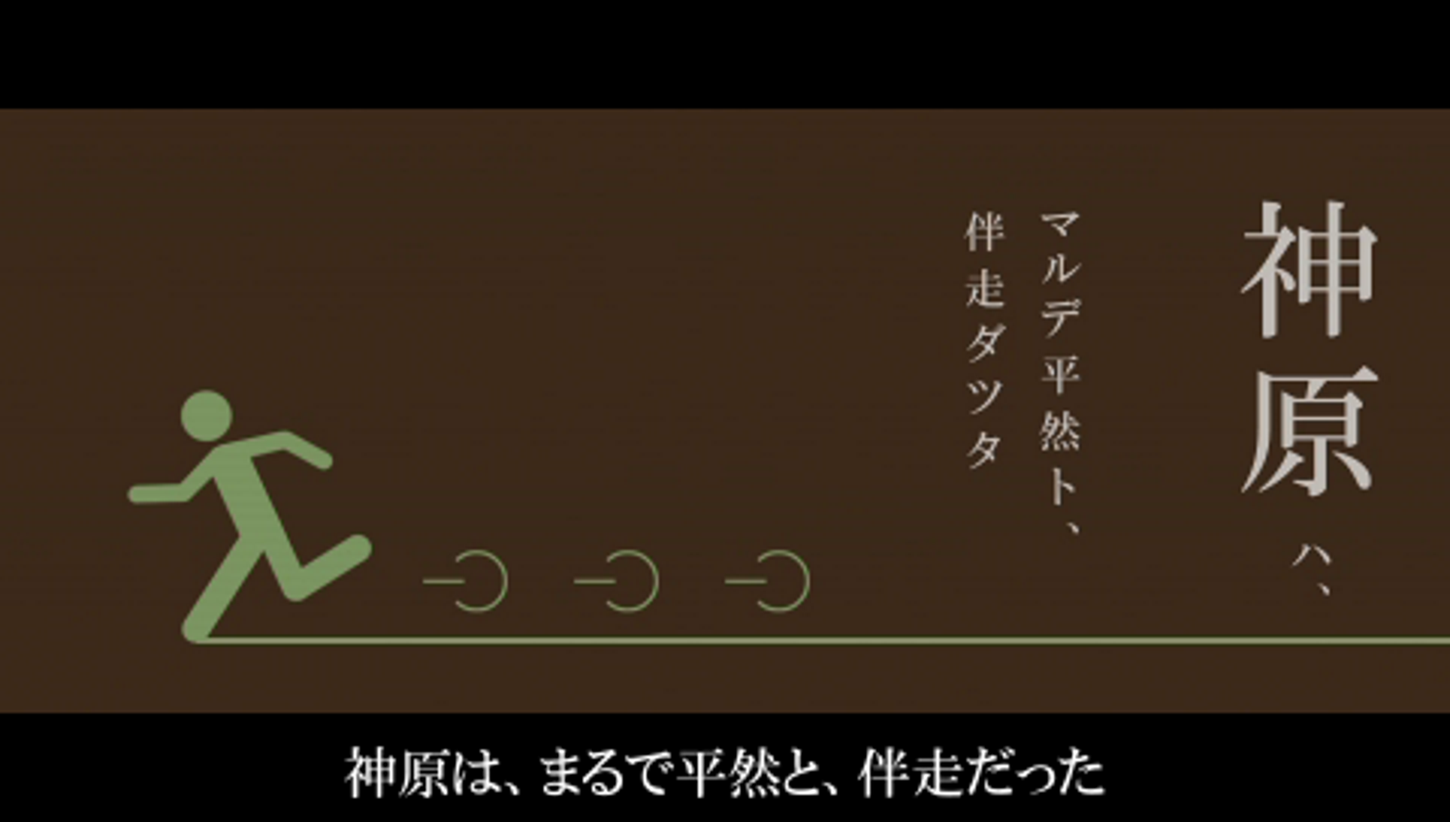
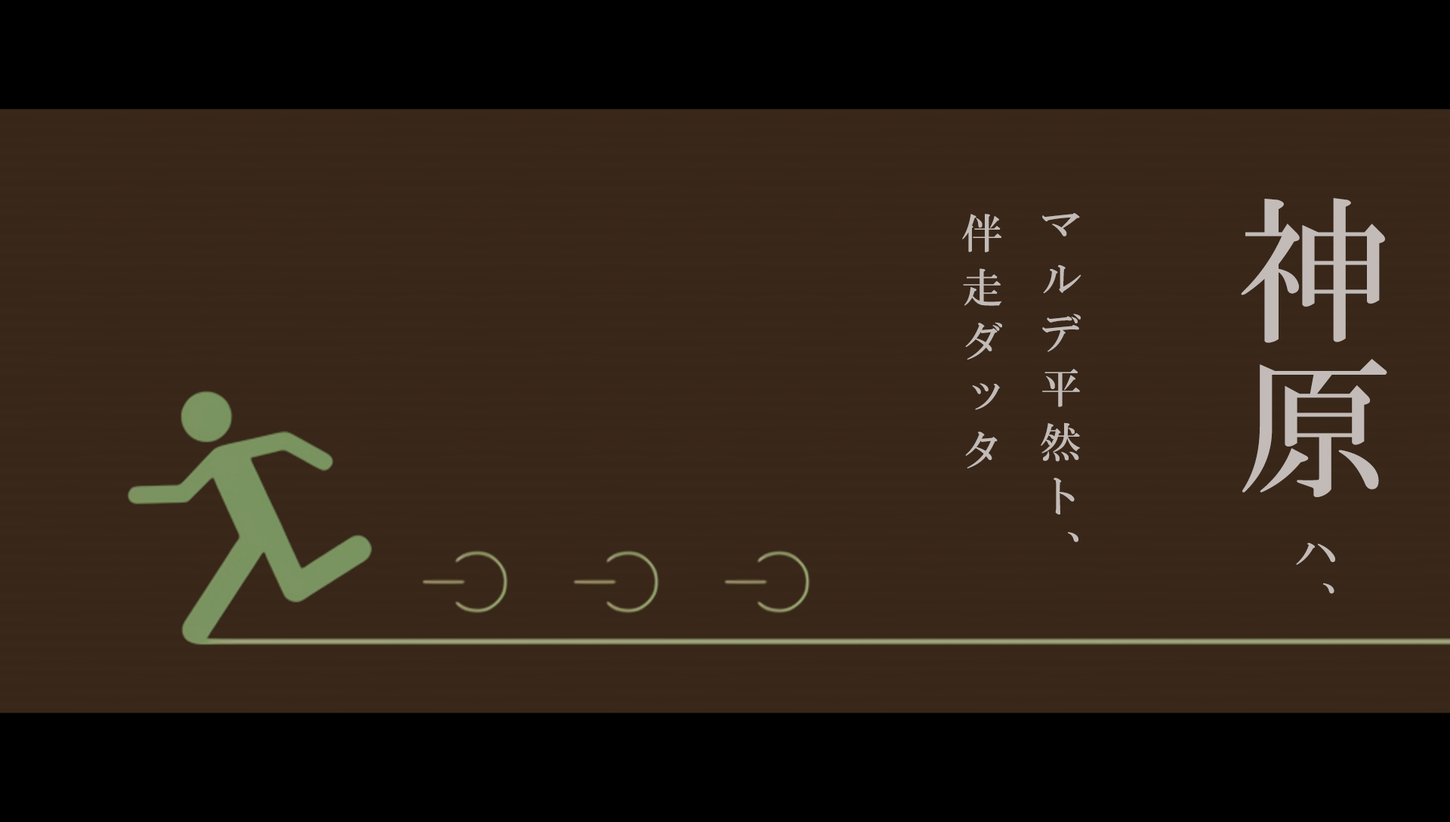
Revision of a layered 1450 × 822 image; what changed, layer by layer:
added layer "マルデ平然ト、 伴走ダッタ" above "神原 ハ、" over left=962, top=212, right=1082, bottom=543
added layer "神原 ハ、" above "Untitled3" over left=1240, top=197, right=1388, bottom=594
added layer "Untitled3" above "Layer 2" over left=126, top=390, right=1450, bottom=645
showed "Layer 2" over left=0, top=107, right=1450, bottom=799
